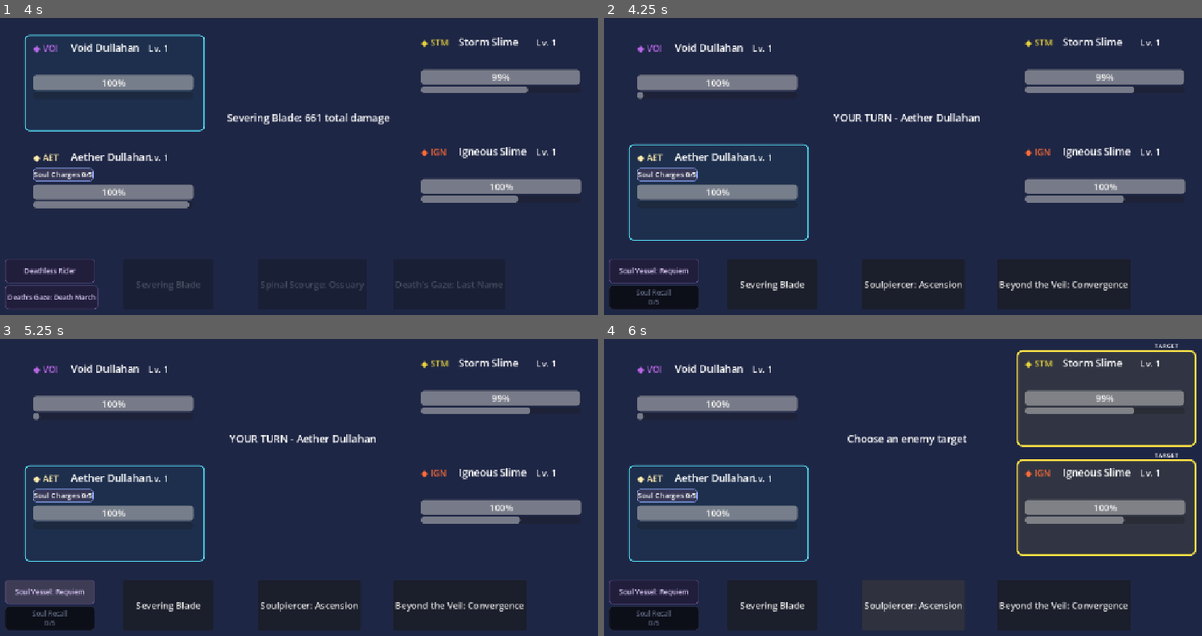
Above: before the commit, frames 1-4 (two rows, left to right).
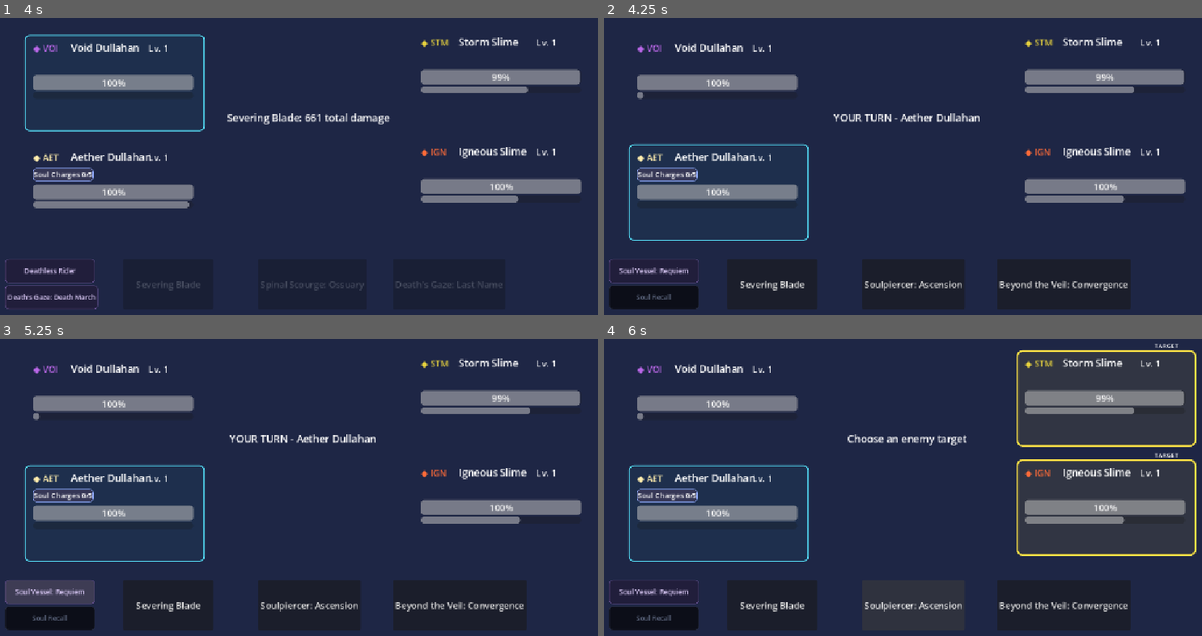
Above: after the commit, the same moments.

Repository: Akharyuu/monster-rpg
Game: Godot game, scene res://scenes/battle/battle_screen.tscn
The game is run twice, just before and just after one commit, with the same random seed, the same clock (stepped at 60 frames per second) and the same inputs.
Inputs (mouse positions are in pixels of both pictures, inside the frame that each line leads up to):
- Up to frame 1 (4 s): click "Deathless Rider" at 0.5 s; click "Death's Gaze: Death March" at 1.25 s; click "Severing Blade" at 2 s; click (502, 77) at 2.77 s; click "Deathless Rider" at 3.5 s
- Up to frame 2 (4.25 s): no input
- Up to frame 3 (5.25 s): click "Soul Recall 0/5" (after the commit: "Soul Recall") at 4.25 s; click "Soul Vessel: Requiem" at 5 s
- Up to frame 4 (6 s): click "Soulpiercer: Ascension" at 5.75 s

Frame 1 is identical in both runs. In frame 2, 0.1% of the frame differs, in the area x 5-12%, y 91-97%; in frame 3, 0.1%; in frame 4, 0.1%.

Commit message:
Remove redundant Soul Recall charge and ready labels

Diff:
--- a/godot/scenes/battle/battle_screen.gd
+++ b/godot/scenes/battle/battle_screen.gd
@@ -882,12 +882,14 @@
             else Control.CURSOR_ARROW
         )
 
+        # Soul Charges are already displayed in the monster HUD.
+        # Availability is conveyed by the button's visual state.
+        action_button.text = "Soul Recall"
+
         if selected:
-            action_button.text = "Soul Recall\nCANCEL"
             action_button.set_visual_state("active_selected")
             _set_action_button_state(action_button, false)
         elif unlocked:
-            action_button.text = "Soul Recall\nREADY"
             action_button.set_visual_state(
                 "active_locked" if blocked else "active_ready"
             )
@@ -898,9 +900,6 @@
                 false
             )
         else:
-            action_button.text = (
-                "Soul Recall\n%d/5" % charges
-            )
             action_button.set_visual_state("active_locked")
             _set_action_button_state(
                 action_button,
